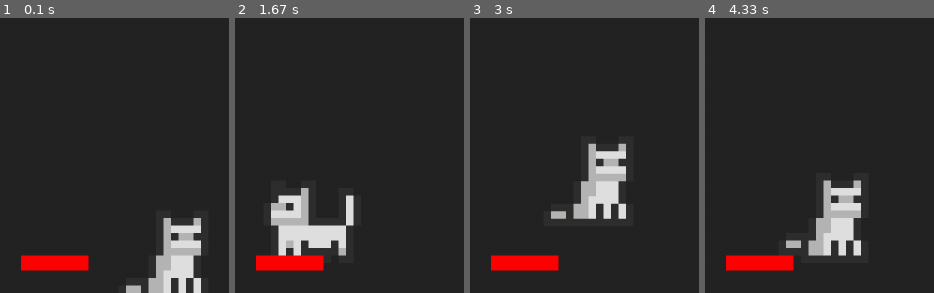
Above: before the commit, frames 1-4 (left to right).
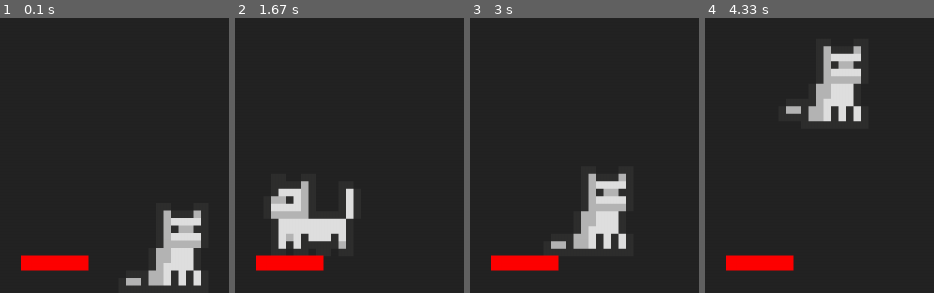
Above: after the commit, the same moments.

Repository: VitruviusTheMighty/Maestro
Game: pygame game, started from portfolio/projects/project-2-joust/salto/joust.py
Same seed, same stepped clock (60 frames per second), same inputs: the game is played once before the commit and once after it.
Inputs:
- Up to frame 1 (0.1 s): no input
- Up to frame 2 (1.67 s): tap Space at 0.33, 0.73, 1.03, 1.3, 1.63 s; hold Left 0.67-1.2 s; hold Down 1.23-1.53 s; hold Left from 1.57 s (still down)
- Up to frame 3 (3 s): tap Space at 1.93, 2.07, 2.47, 2.77 s; release Left at 1.97 s; hold Up 2-2.37 s; hold Right from 2.4 s (still down)
- Up to frame 4 (4.33 s): release Right at 3.03 s; hold Left 3.47-3.93 s; tap Space at 3.53, 3.83, 4.03 s; hold Right from 3.97 s (still down)

The runs differ from the first frame. In frame 1, 3.3% of the frame differs, in the area x 55-88%, y 69-100%; in frame 2, 3.3%; in frame 3, 5.9%; in frame 4, 8.8%, in the area x 35-69%, y 10-87%.

Commit message:
updated SALTO

Diff:
--- a/portfolio/projects/project-2-joust/salto/joust.py
+++ b/portfolio/projects/project-2-joust/salto/joust.py
@@ -22,23 +22,22 @@
     def handle_collisions(self, player:Player):
 
         for box in self.boxes:
-            if box.objOnTop(player):
-                player.on_obj = True
-                player.on_obj_id = box.id
-                player.platform = box
 
+            collides = pygame.sprite.collide_mask(player, box)
 
-                print(f"On platform floor? {player.onPlatform()}, {player.pos.y}, {player.rect.y}, {player.rect.h}, {box.rect.y}, {box.rect.y + box.rect.h}")
+            print(f"collides? {collides}")
+            if player.v.y > 0:
+                if collides:
+                    if player.onPlatform == False:
+                        player.v.y = 0
+                        player.onPlatform = True
+                    player.pos.y = box.rect.y - player.rect.h + 1 # keep them colliding
+                else:
+                    if player.onPlatform:
+                        player.onPlatform = False
 
-            else:
-                print(f"On platform floor? {player.onPlatform()}")
-
-                if ( player.on_obj_id == box.id ) and not (player.onPlatform()):
-                    # print(f"On platform floor? {player.onPlatform()}")
-                    player.on_obj = False
-                    player.platform_floor = None
-                    player.on_obj_id = None
-                    player.platform = None
+            elif player.v.y == 0 and not collides:
+                player.onPlatform = False
 
 
 
--- a/portfolio/projects/project-2-joust/salto/player.py
+++ b/portfolio/projects/project-2-joust/salto/player.py
@@ -41,10 +41,11 @@
         self.jump_decay = 1
         self.gravitational_acceleration = 10
 
-        self.on_obj         = False
-        self.on_obj_id      = None
-        self.platform_floor = None
-        self.platform       = None
+        # self.on_obj         = False
+        # self.on_obj_id      = None
+        # self.platform_floor = None
+        # self.platform       = None
+        self.onPlatform     = False
     # Loading methods
 
     def set_speed(self, val):
@@ -83,9 +84,11 @@
         self.change_xv(-self.speed)
 
     def jump(self):
-        if self.onGround() or self.onPlatform():
+        if self.onGround() or self.onPlatform:
             self.jumping = True
-            self.change_yv(-30)
+            self.change_yv(-20)
+
+            if self.onPlatform: self.onPlatform = False
 
     # Position cases
 
@@ -95,11 +98,11 @@
     def onGround(self):
         return self.bottom >= self.main_floor
 
-    def onPlatform(self):
-        if self.platform!=None:
-            return (self.pos.y == self.platform.rect.y - self.rect.h) and self.platform.isColliding(self)
-        else:
-            return False
+    # def onPlatform(self):
+    #     if self.platform!=None:
+    #         return (self.pos.y == self.platform.rect.y - self.rect.h) and self.platform.isColliding(self)
+    #     else:
+    #         return False
 
     def flip(self):
         if self.facing == 'right':
@@ -185,14 +188,9 @@
     def gravitate(self):
         # print(f"Jumping? {self.jumping}")
 
-        if self.onGround() and not self.jumping and self.platform == None: # If we are on the ground and not trying to jump stop at the floor
+        if self.onGround() and not self.jumping: # If we are on the ground and not trying to jump stop at the floor
             self.set_yv(val=0)
             self.pos.y = self.main_floor - self.rect.h
-
-        if self.platform != None:
-            self.set_yv(val=0)
-            self.on_obj == True
-            self.pos.y = self.platform.rect.y - self.rect.h
 
 
         else:
@@ -200,7 +198,7 @@
                 # print("Setting jump to false")
                 self.jumping = False
 
-            elif not self.jumping and not self.onPlatform():  # MAIN GRAVITY METHOD
+            elif not self.jumping and not self.onPlatform:  # MAIN GRAVITY METHOD
                 self.set_yv(val=self.gravitational_acceleration)
 
             else:
